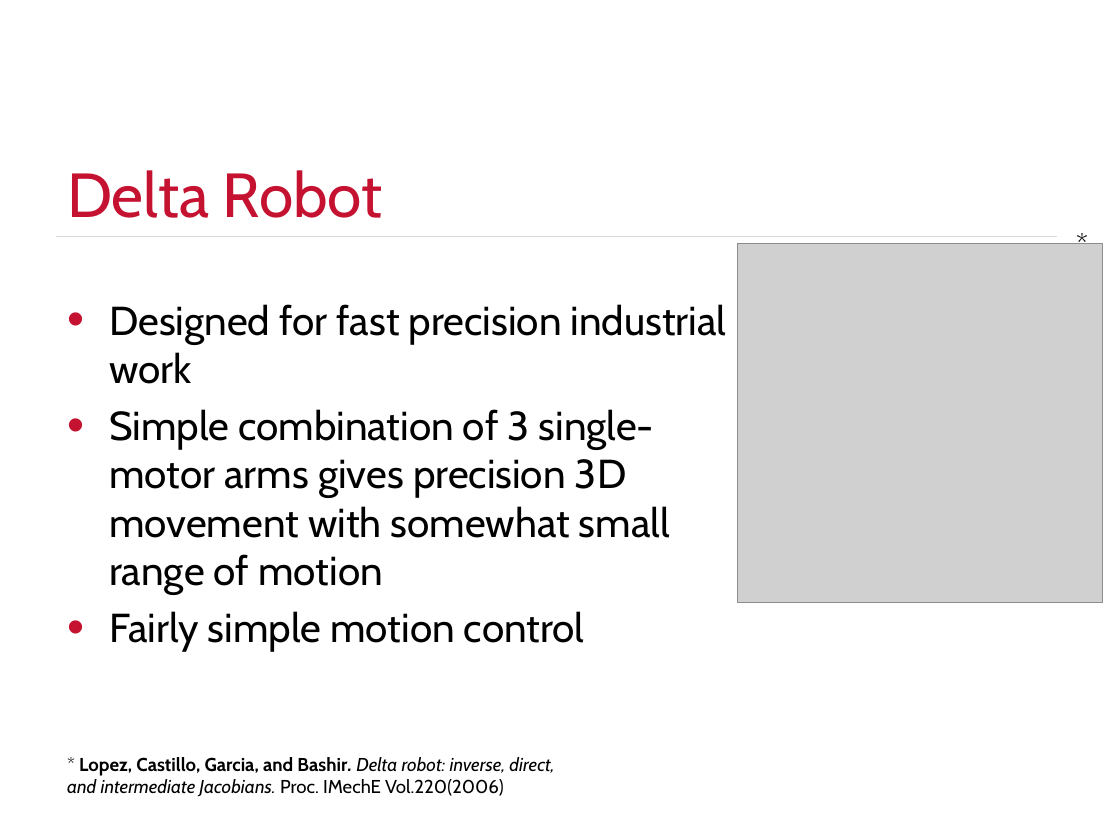
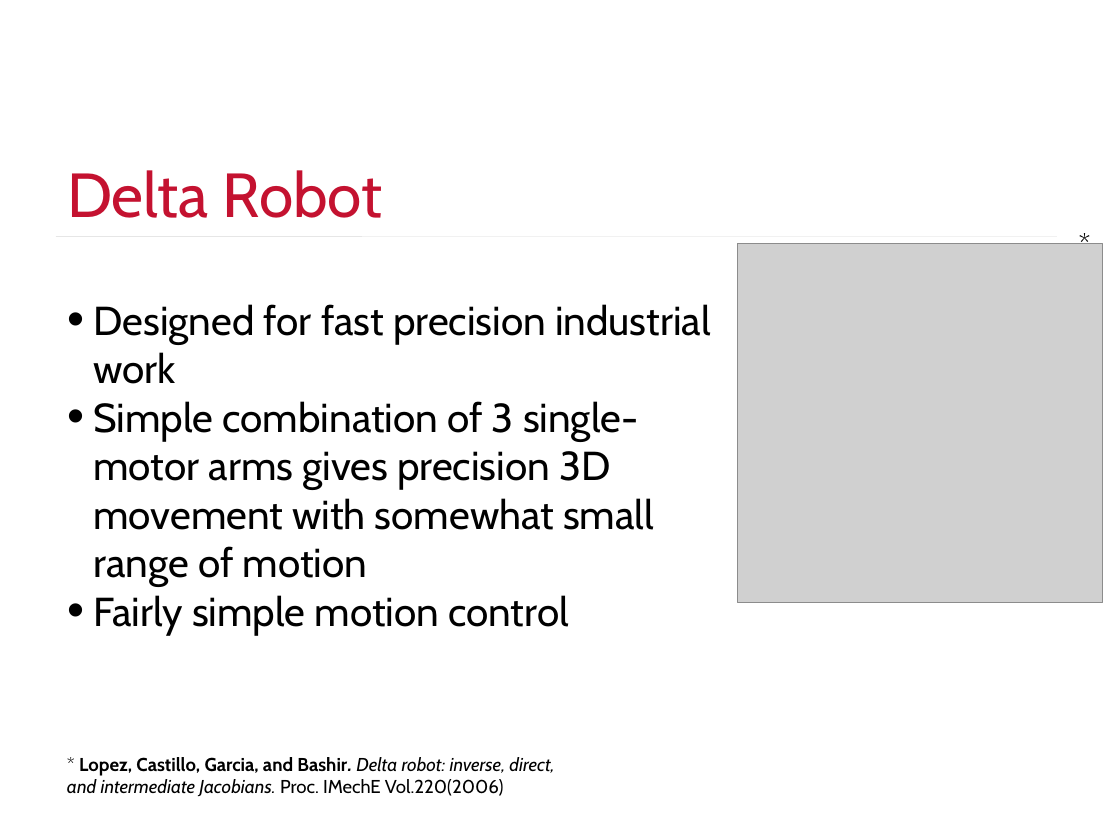
Before and after one commit to justinengler/BruteController, a slide deck: slide 8 of Automated PIN Cracking.pptx (slide 10 before the commit). Drawn at 1120x840 pixels with LibreOffice and Linux fonts; fonts in the diff are those of the drawing; grey boxes stand for pictures; background and template pictures are left out. Boxes give left, top, right and bottom in pixels: in the first picture for what was removed or moved away, otherwise in the second. Text is boxed around its words. In the diff, an @@ line names an element or a change of style, - is before the commit and + after.

```diff
--- a/Automated PIN Cracking.pptx
+++ b/Automated PIN Cracking.pptx
@@ line (56, 236) - (1057, 236): stroke #D9D9D9 0.25 pt to #D9D9D9 0.26 pt @@
@@ text "Designed for fast precision industrial ..." at box(93, 304, 711, 635): indent changed; less space between paragraphs @@
```
Also in this commit, not shown: 17 other slides changed, 5 slides added, 7 slides removed.
